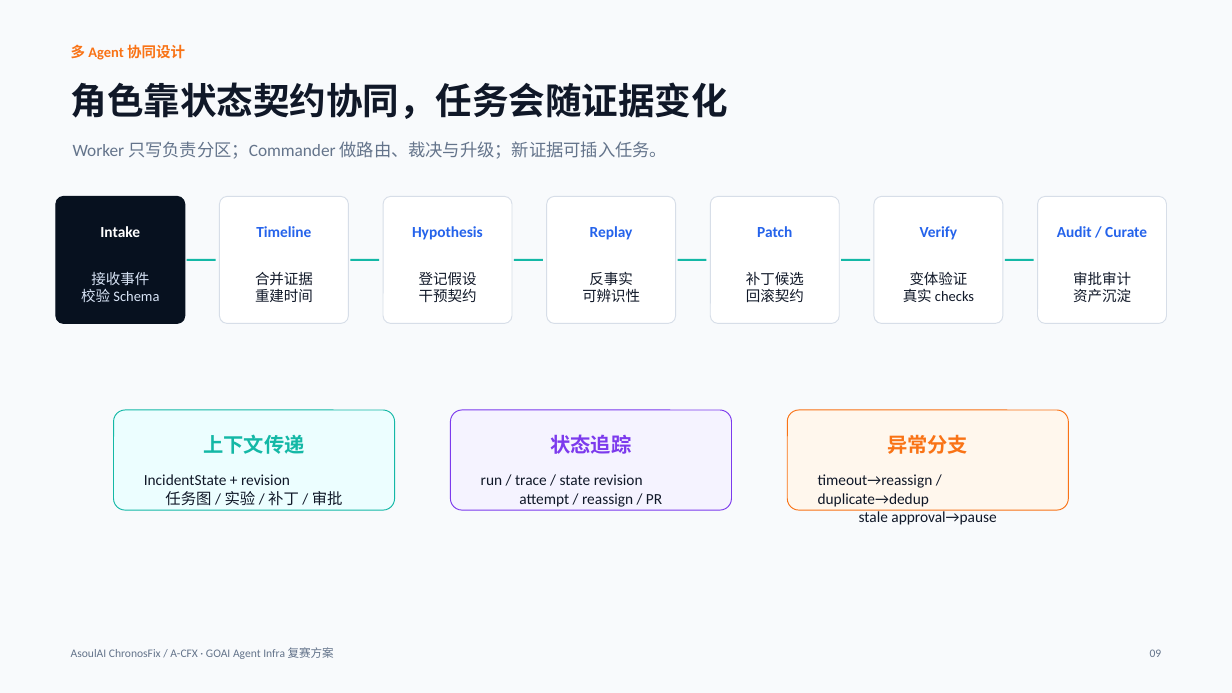
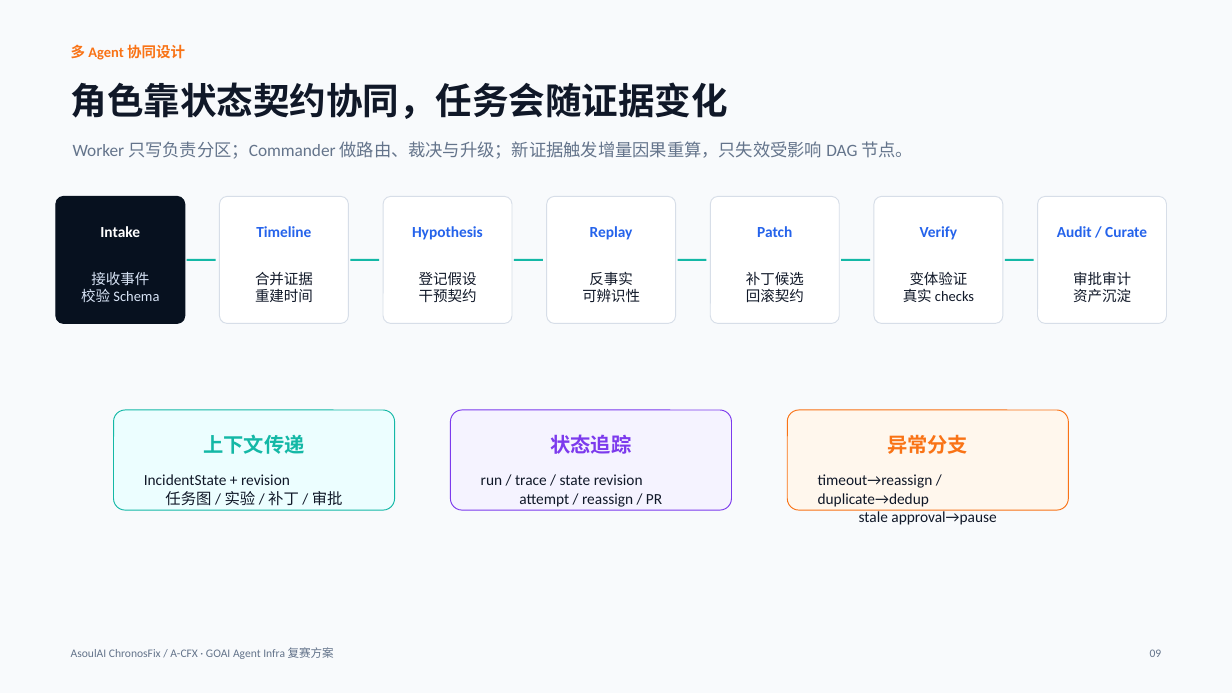
Before and after one commit to ASOUL-Official/asoulai-chronosfix, a slide deck: slide 9 of submission/ChronosFix_复赛方案.pptx. Drawn at 1232x693 pixels with LibreOffice and Linux fonts; fonts in the diff are those of the drawing. Boxes give left, top, right and bottom in pixels: in the first picture for what was removed or moved away, otherwise in the second. Text is boxed around its words. In the diff, an @@ line names an element or a change of style, - is before the commit and + after.

```diff
--- a/submission/ChronosFix_复赛方案.pptx
+++ b/submission/ChronosFix_复赛方案.pptx
@@ text at <box>73,141,913,159</box>: text changed @@
-Worker 只写负责分区；Commander 做路由、裁决与升级；新证据可插入任务。
+Worker 只写负责分区；Commander 做路由、裁决与升级；新证据触发增量因果重算，只失效受影响 DAG 节点。
```
Also in this commit, not shown: 3 other slides changed, 48 other files.
